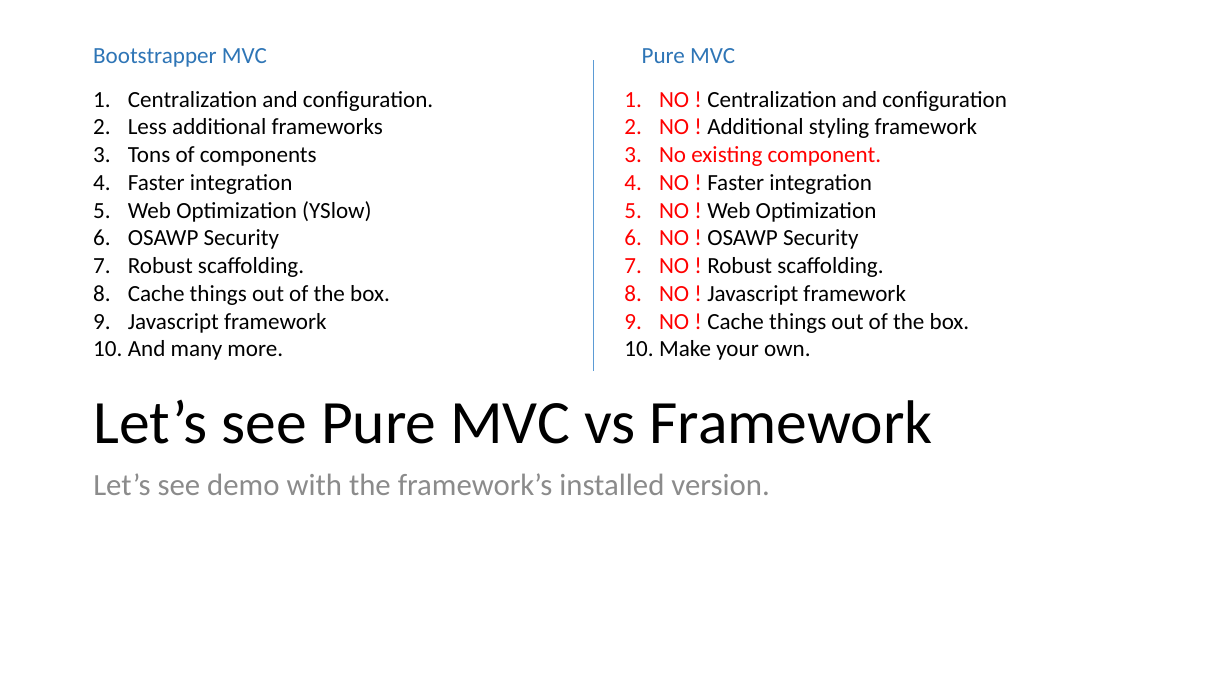
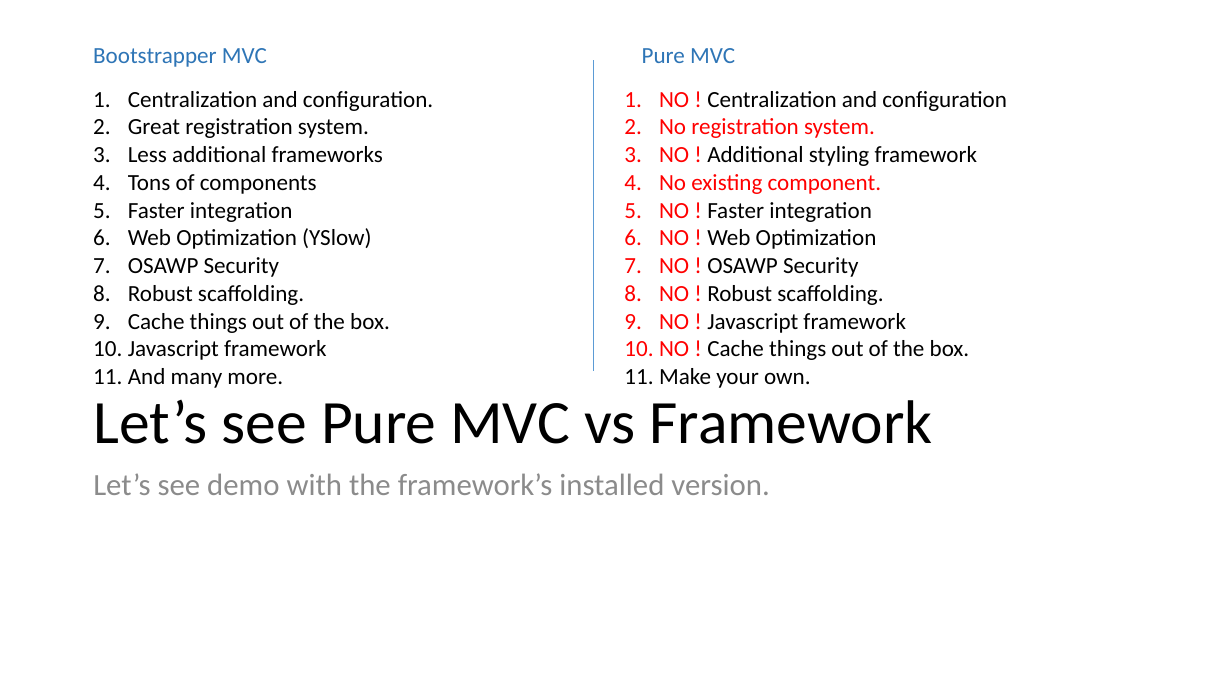
Before and after one commit to accorddeveloper/ASP.NET-MVC-Bootstrapper-Installed-Example, a slide deck: slide 7 of ASP.NET Presentation_2.pptx. Drawn at 1232x693 pixels with LibreOffice and Linux fonts; fonts in the diff are those of the drawing. Boxes give left, top, right and bottom in pixels: in the first picture for what was removed or moved away, otherwise in the second. Text is boxed around its words. In the diff, an @@ line names an element or a change of style, - is before the commit and + after.

Commit message:
PureMvc Database added

```diff
--- a/ASP.NET Presentation_2.pptx
+++ b/ASP.NET Presentation_2.pptx
@@ text at <box>128,118,369,138</box>: paragraph added @@
+2. Great registration system.
@@ text at <box>659,118,875,138</box>: paragraph added @@
+2. No registration system.
```
Also in this commit, not shown: 49 other files.
